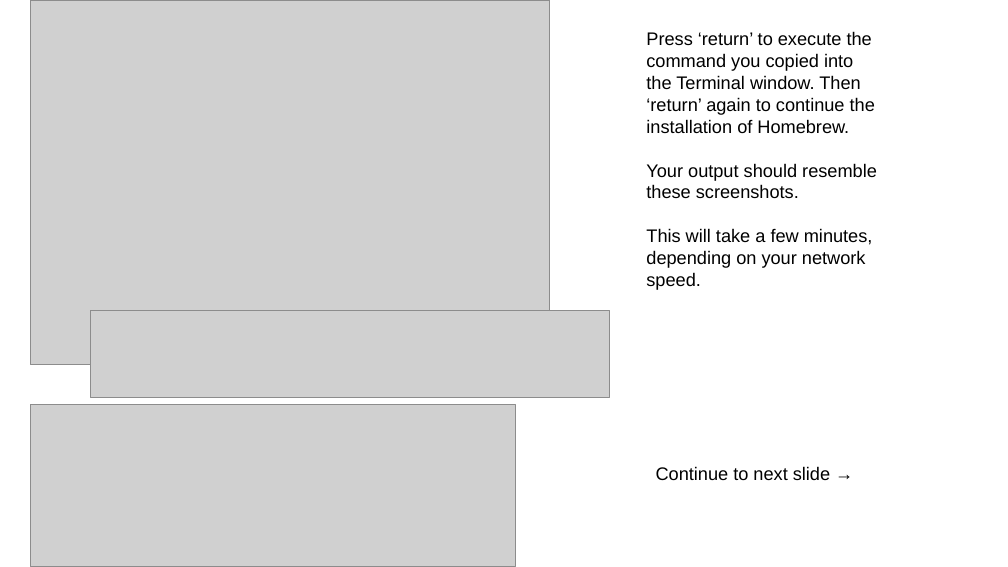
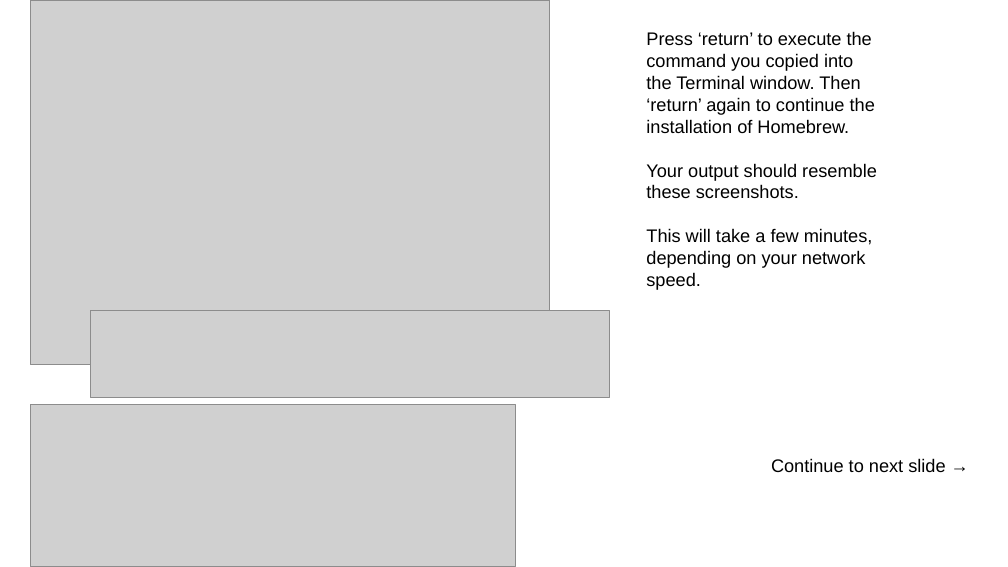
Before and after one commit to physicell-training/ws2021, a slide deck: slide 4 of pptx_source/PhysiCell_ws2021_macOS_setup.pptx. Drawn at 1008x567 pixels with LibreOffice and Linux fonts; fonts in the diff are those of the drawing; grey boxes stand for pictures; background and template pictures are left out. Boxes give left, top, right and bottom in pixels: in the first picture for what was removed or moved away, otherwise in the second. Text is boxed around its words. In the diff, an @@ line names an element or a change of style, - is before the commit and + after.

```diff
--- a/pptx_source/PhysiCell_ws2021_macOS_setup.pptx
+++ b/pptx_source/PhysiCell_ws2021_macOS_setup.pptx
@@ text "Continue to next slide →": place and size @@
-text "Continue to next slide →" at [656,466,830,480]
+text "Continue to next slide →" at [771,458,945,472]
```
Also in this commit, not shown: 13 other slides changed, 2 slides added.
